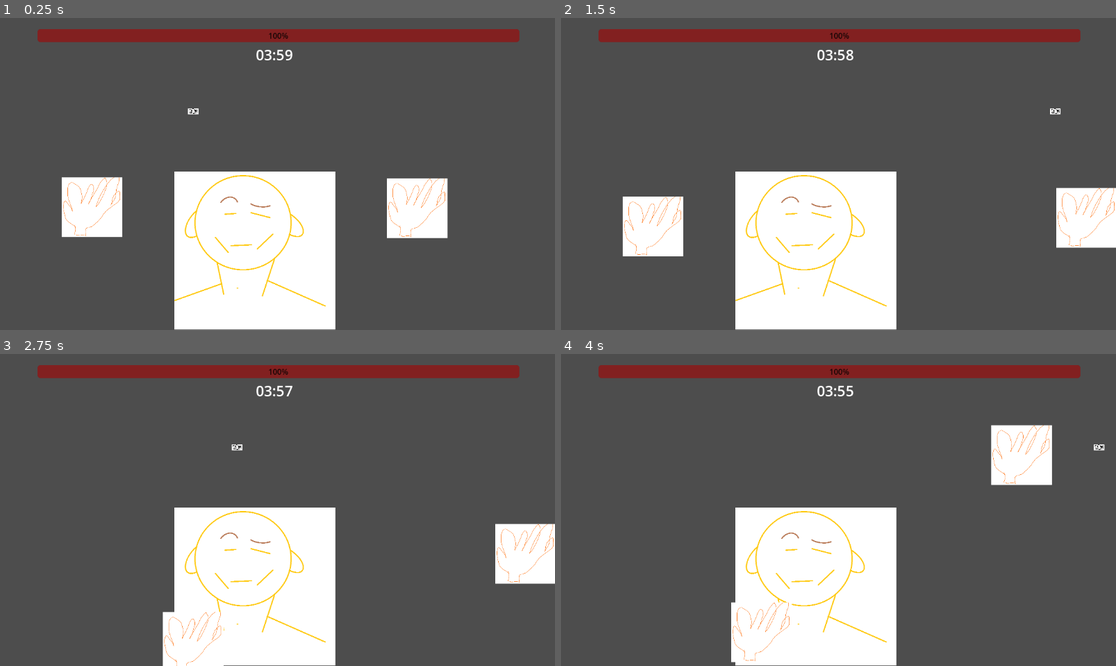
Above: before the commit, frames 1-4 (two rows, left to right).
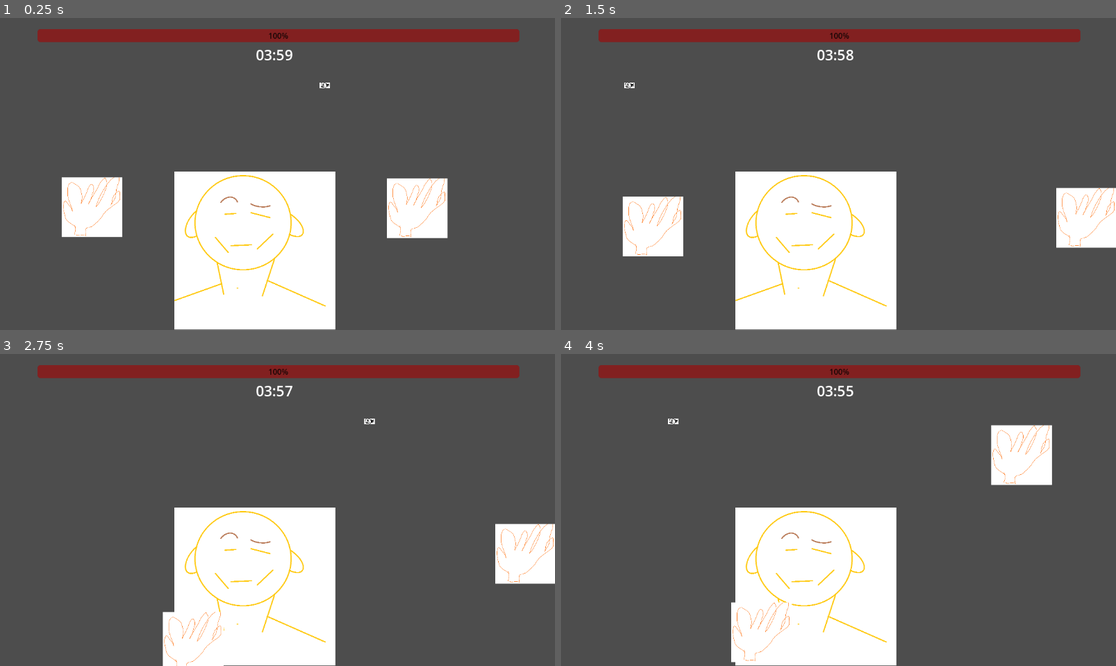
Above: after the commit, the same moments.

Repository: GopnikJammeri/LDJam56
Game: Godot game, scene res://Scenes/world.tscn
Two runs of this game, one before a commit and one after it. Both use one fixed random seed, a clock stepped at 60 frames per second and the inputs below.
Inputs (mouse positions are in pixels of both pictures, inside the frame that each line leads up to):
- Up to frame 1 (0.25 s): no input
- Up to frame 2 (1.5 s): tap Enter at 0.5 s; move the mouse to (960, 158) at 0.52 s; hold Right (human_move_right) 0.53-1.28 s; click (960, 158) at 0.6 s; move the mouse to (727, 189) at 1.27 s; hold Down (human_move_down) from 1.28 s (still down); tap M (switch_hand) at 1.35 s
- Up to frame 3 (2.75 s): move the mouse to (333, 441) at 2.02 s; release Down (human_move_down) at 2.03 s; hold Right (human_move_right) from 2.03 s (still down); click (333, 441) at 2.1 s
- Up to frame 4 (4 s): move the mouse to (810, 572) at 2.77 s; release Right (human_move_right) at 2.78 s; hold Up (human_move_up) 2.78-3.53 s; tap M (switch_hand) at 2.85 s; click (810, 572) at 2.92 s; move the mouse to (1005, 556) at 3.52 s; hold Left (human_move_left) from 3.53 s (still down); click (1005, 556) at 3.6 s

The runs differ from the first frame. In frame 1, less than 0.1% of the frame differs, in the area x 33-60%, y 20-31%; in frame 2, less than 0.1%; in frame 3, less than 0.1%, in the area x 41-68%, y 20-31%; in frame 4, less than 0.1%.
Error before the commit: Invalid access to property or key 'position' on a base object of type 'null instance'. (res://Scripts/mosquito.gd:29)

Commit message:
con res za pos

Diff:
--- a/Scenes/world.tscn
+++ b/Scenes/world.tscn
@@ -6,6 +6,7 @@
 [ext_resource type="PackedScene" uid="uid://cijdnabxraonc" path="res://Scenes/Hand.tscn" id="3_ay8sv"]
 [ext_resource type="PackedScene" uid="uid://dhf4aj2g3ogcy" path="res://Scenes/UI_Control_Scene.tscn" id="4_cmb76"]
 [ext_resource type="PackedScene" uid="uid://cpds84pgepn3d" path="res://Scenes/timer_ui.tscn" id="6_wlg0w"]
+[ext_resource type="PackedScene" uid="uid://deha0kmd1tjfw" path="res://Scenes/mosquito_spawn_point.tscn" id="7_ikb4i"]
 
 [node name="World" type="Node2D"]
 script = ExtResource("1_lhxt3")
@@ -41,3 +42,6 @@
 offset_bottom = -10.0
 grow_horizontal = 1
 grow_vertical = 1
+
+[node name="MosquitoSpawnPoint" parent="." instance=ExtResource("7_ikb4i")]
+position = Vector2(549, 140)
Not shown: 1 places in Scenes/world.tscn that only renumber resources
